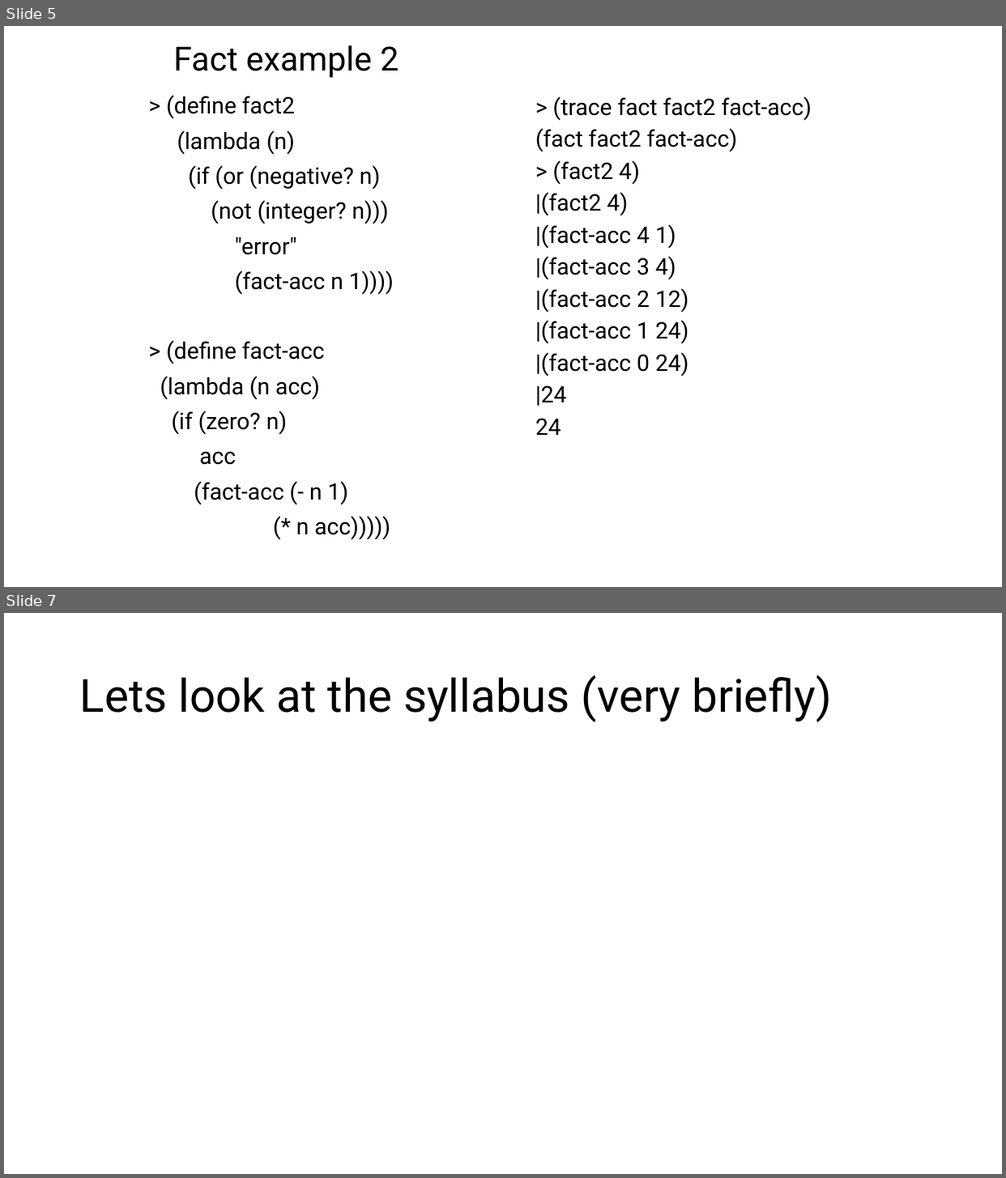
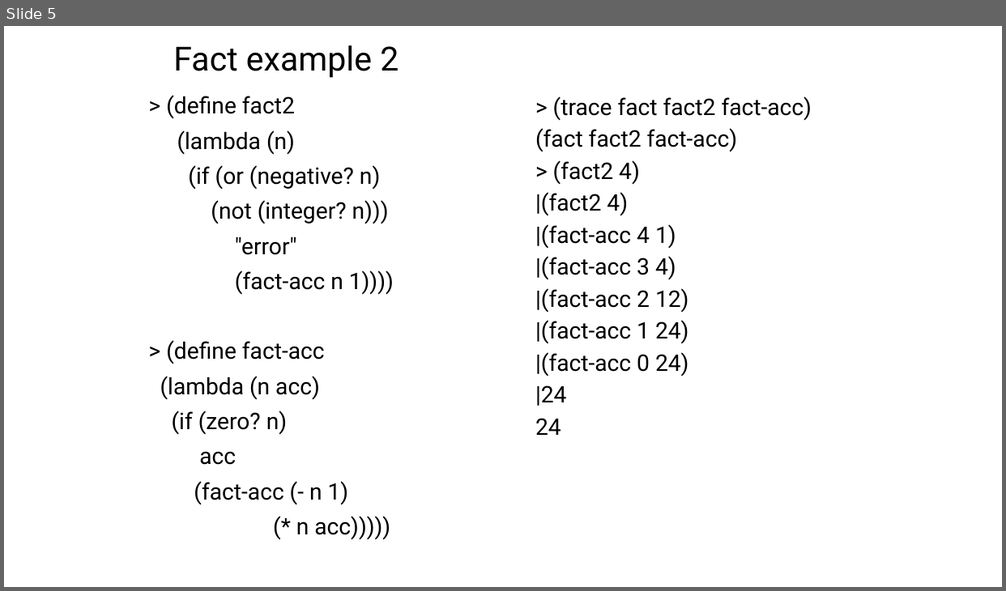
Before and after one commit to RHIT-CSSE/csse304, a slide deck: ClassMaterials/CourseIntro/CWA-intro.pptx. Shown one above the other, each under a label of ours: slides 5 and 7 before the commit, slide 5 after it; the slides between them are not shown. The pictures are 1006x1178 and 1006x591 pixels, drawn with LibreOffice and Linux fonts; fonts in the diff are those of the drawing. Boxes give left, top, right and bottom in pixels: in the first picture for what was removed or moved away, otherwise in the second. Text is boxed around its words. In the diff, an @@ line names an element or a change of style, - is before the commit and + after.

```diff
--- a/ClassMaterials/CourseIntro/CWA-intro.pptx
+++ b/ClassMaterials/CourseIntro/CWA-intro.pptx
@@ slide 7 removed at bbox=[4, 613, 1002, 1174], background #FFFFFF @@
@@ title removed at bbox=[80, 675, 832, 722] @@
-Lets look at the syllabus (very briefly)
```
Also in this commit, not shown: 2 slides changed, 1 slide added, 2 other slides removed, 1 other file.
